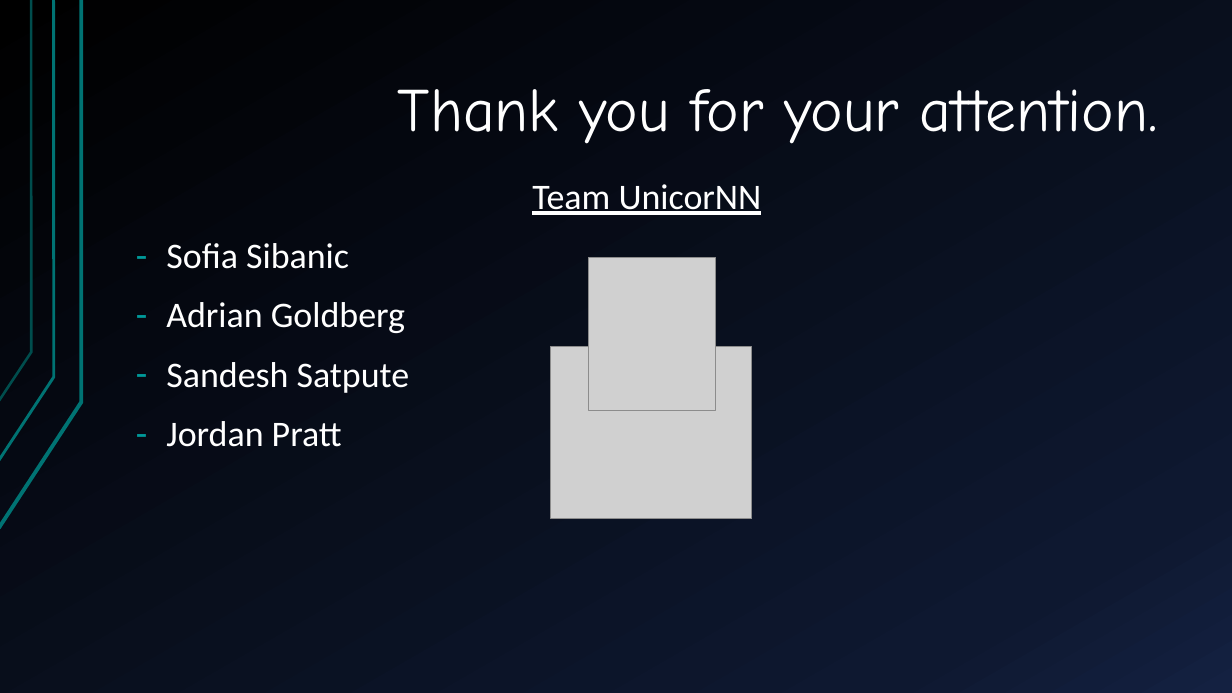
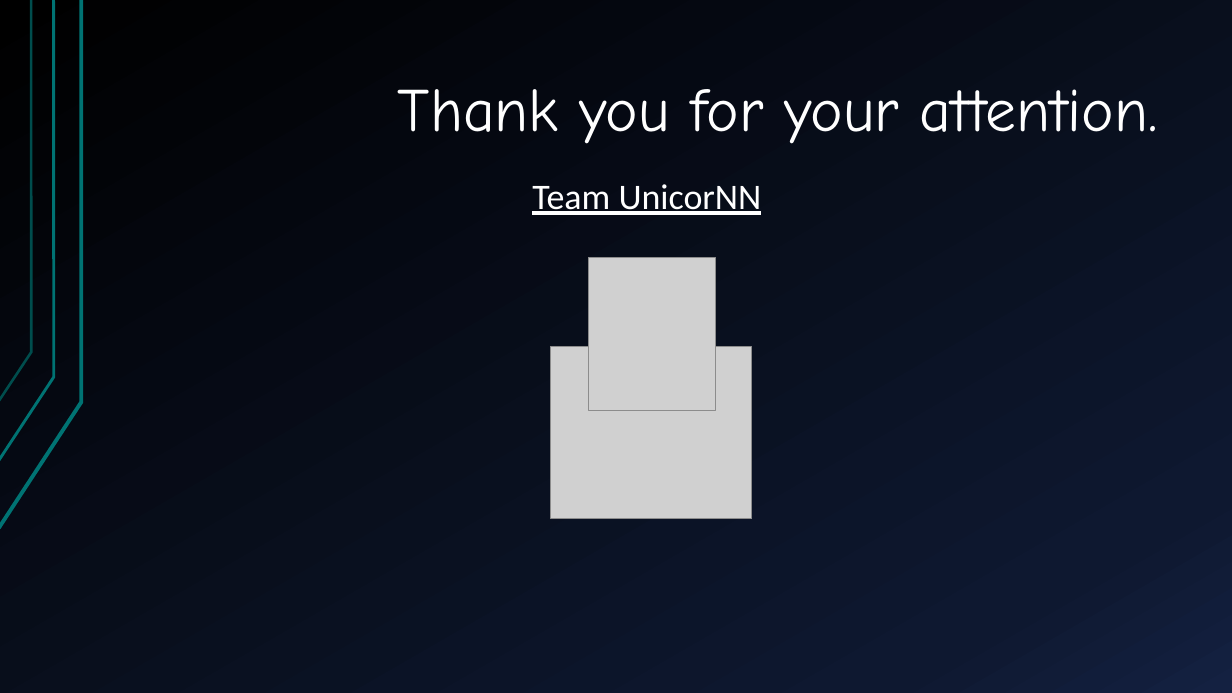
Before and after one commit to sofiary/teamunicornn, a slide deck: slide 26 of Western Power Hack-a-Gig Presentation.pptx (slide 19 before the commit). Drawn at 1232x693 pixels with LibreOffice and Linux fonts; fonts in the diff are those of the drawing; grey boxes stand for pictures. Boxes give left, top, right and bottom in pixels: in the first picture for what was removed or moved away, otherwise in the second. Text is boxed around its words. In the diff, an @@ line names an element or a change of style, - is before the commit and + after.

```diff
--- a/Western Power Hack-a-Gig Presentation.pptx
+++ b/Western Power Hack-a-Gig Presentation.pptx
@@ text at (x1=166, y1=243, x2=410, y2=447): paragraphs removed @@
-– Sofia Sibanic
-– Adrian Goldberg
-– Sandesh Satpute
-– Jordan Pratt
```
Also in this commit, not shown: 7 other slides changed, 8 slides added, 1 slide removed.
